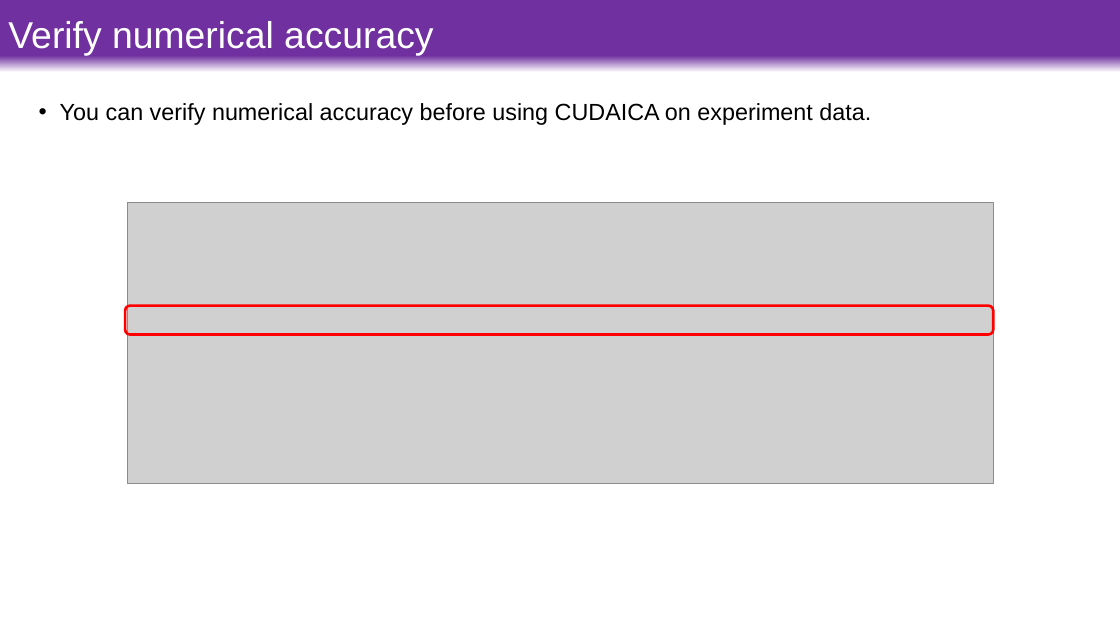
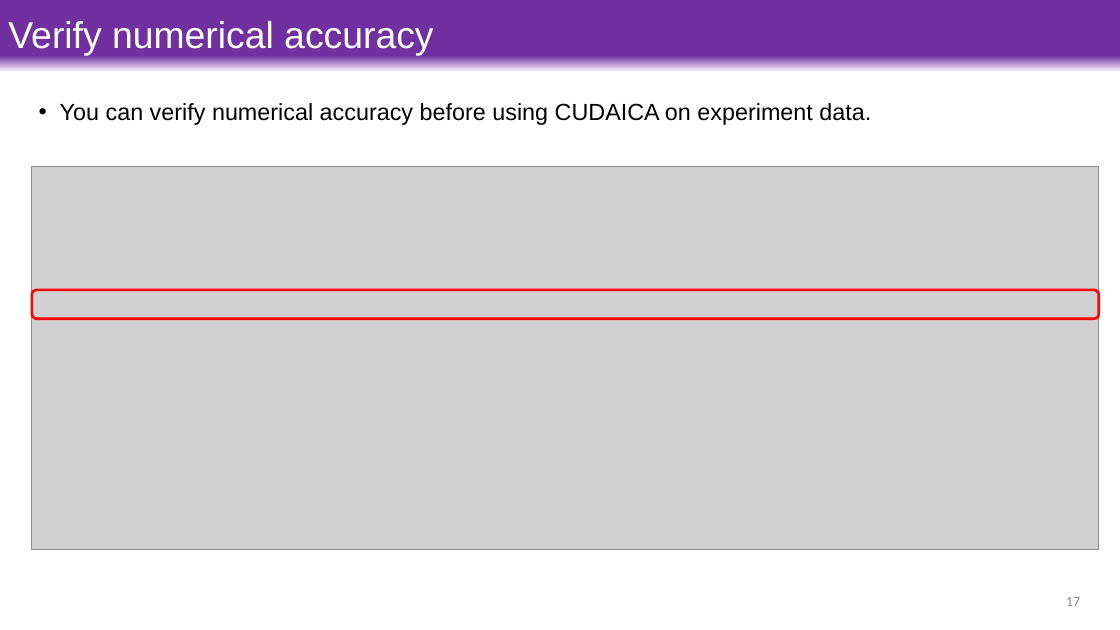
Before and after one commit to CloudyDory/cudaica_win, a slide deck: slide 17 of 2022-04-23 CUDAICA on Windows.pptx. Drawn at 1120x630 pixels with LibreOffice and Linux fonts; fonts in the diff are those of the drawing; grey boxes stand for pictures. Boxes give left, top, right and bottom in pixels: in the first picture for what was removed or moved away, otherwise in the second. Text is boxed around its words. In the diff, an @@ line names an element or a change of style, - is before the commit and + after.

```diff
--- a/2022-04-23 CUDAICA on Windows.pptx
+++ b/2022-04-23 CUDAICA on Windows.pptx
@@ picture: place and size @@
-picture at box(128, 202, 994, 483)
+picture at box(32, 166, 1099, 550)
@@ rounded rectangle: place and size @@
-rounded rectangle at box(125, 306, 993, 334)
+rounded rectangle at box(32, 290, 1099, 318)
@@ page number added at box(1066, 597, 1080, 606), 12 pt, text #8C8C8C @@
+17
```
Also in this commit, not shown: 17 other slides changed.
